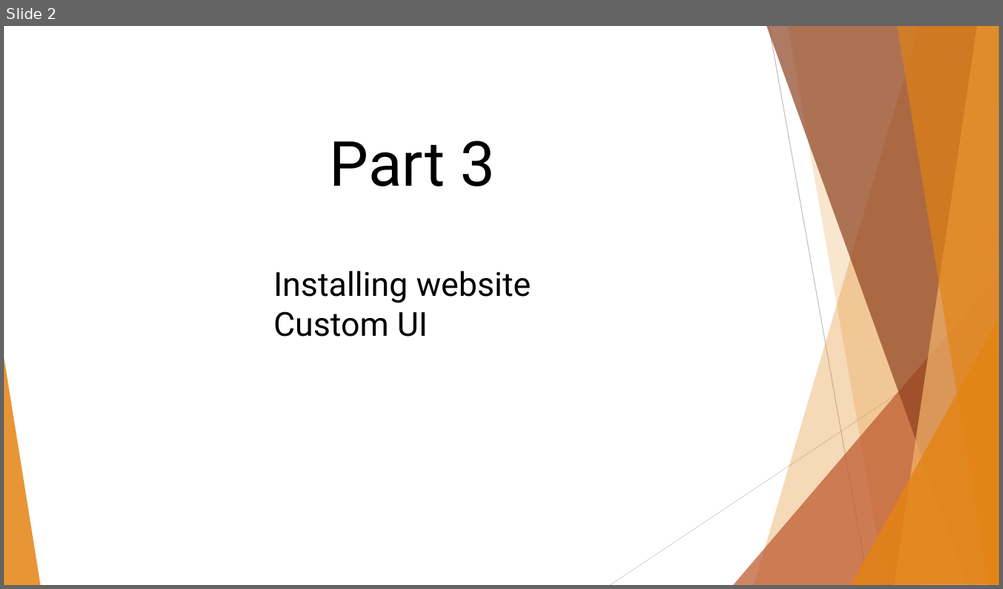
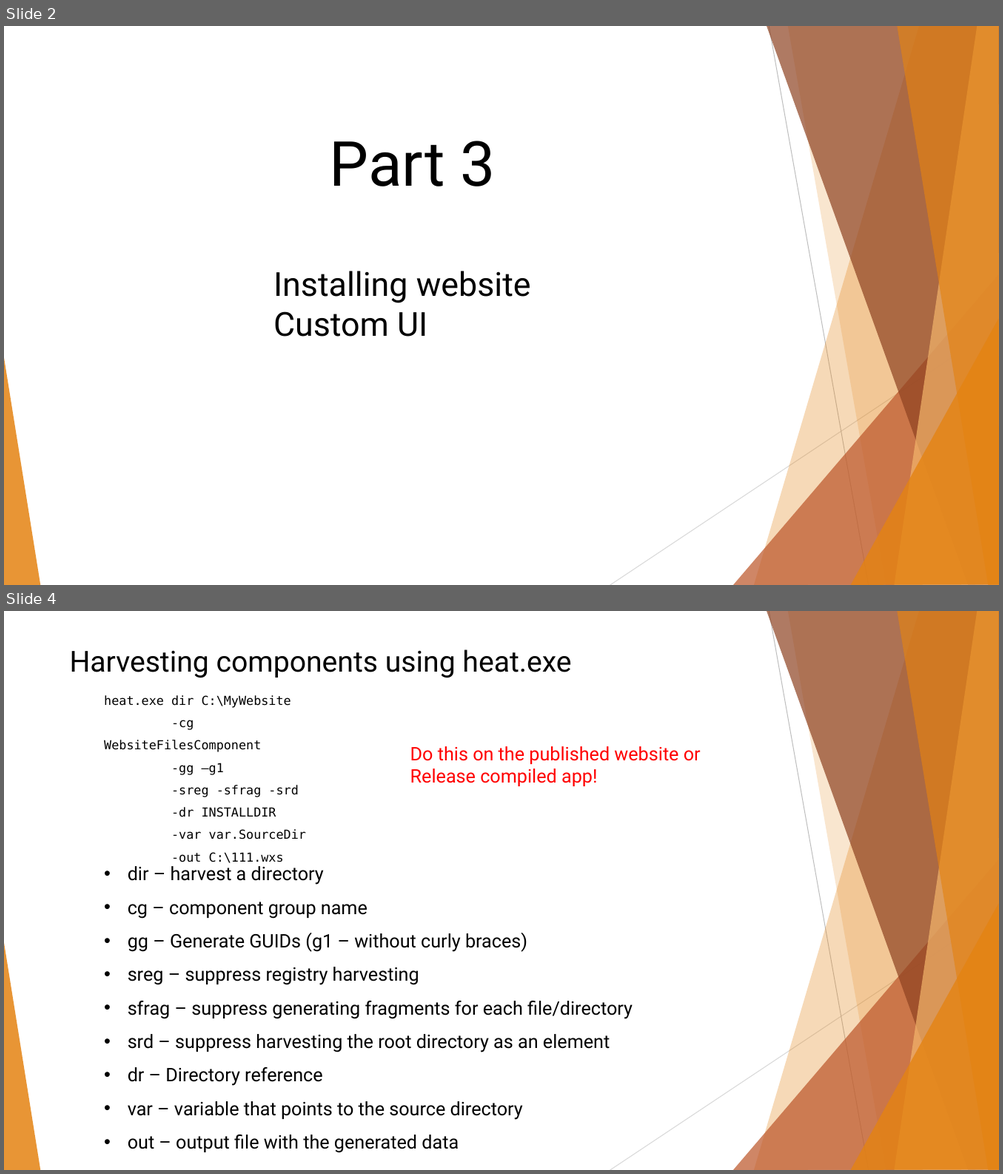
Before and after one commit to BinaryStudioAcademy/WixGettingStartedCourse, a slide deck: Part 3/WiX Part 3.pptx. Shown one above the other, each under a label of ours: slide 2 before the commit, slides 2 and 4 after it; the slides between them are not shown. The pictures are 1003x589 and 1003x1174 pixels, drawn with LibreOffice and Linux fonts; fonts in the diff are those of the drawing. Boxes give left, top, right and bottom in pixels: in the first picture for what was removed or moved away, otherwise in the second. Text is boxed around its words. In the diff, an @@ line names an element or a change of style, - is before the commit and + after.

Commit message:
Created an installer for website and described half content in the presentation.

```diff
--- a/Part 3/WiX Part 3.pptx
+++ b/Part 3/WiX Part 3.pptx
@@ slide 4 added at [4, 611, 999, 1170], background #FFFFFF; not listed: 10 template elements that a slide beside it also shows @@
@@ text added at [70, 649, 571, 678], 28 pt, text #000000 @@
+Harvesting components using heat.exe
@@ text added at [104, 695, 306, 863], 12 pt, text #000000 @@
+heat.exe dir C:\MyWebsite
+-cg WebsiteFilesComponent
+-gg –g1
+-sreg -sfrag -srd
+-dr INSTALLDIR
+-var var.SourceDir
+-out C:\111.wxs
@@ text added at [410, 746, 700, 786], 18 pt, text #FF0000 @@
+Do this on the published website or
+Release compiled app!
@@ text added at [128, 866, 632, 1153], 18 pt, text #000000 @@
+• dir – harvest a directory
+• cg – component group name
+• gg – Generate GUIDs (g1 – without curly braces)
+• sreg – suppress registry harvesting
+• sfrag – suppress generating fragments for each file/directory
+• srd – suppress harvesting the root directory as an element
+• dr – Directory reference
+• var – variable that points to the source directory
+• out – output file with the generated data
```
Also in this commit, not shown: 1 slide changed, 2 other slides added, 9 other files.
